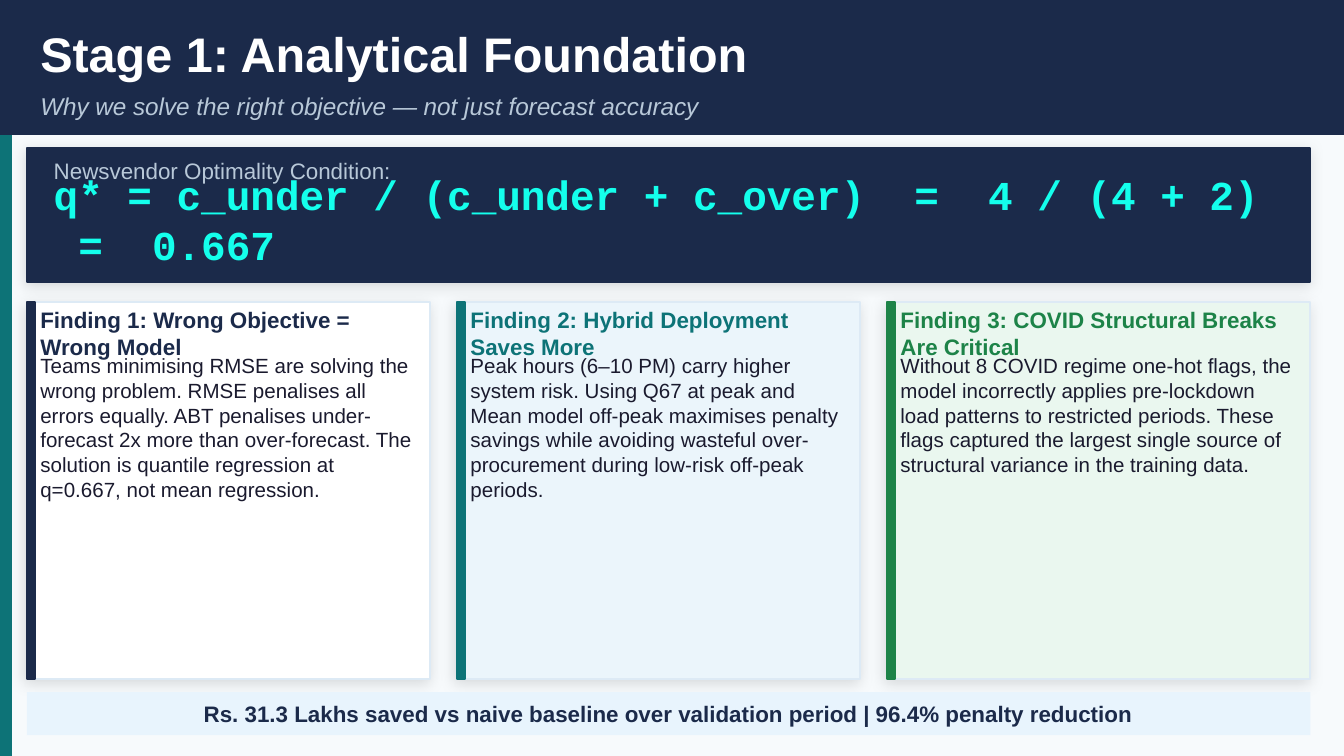
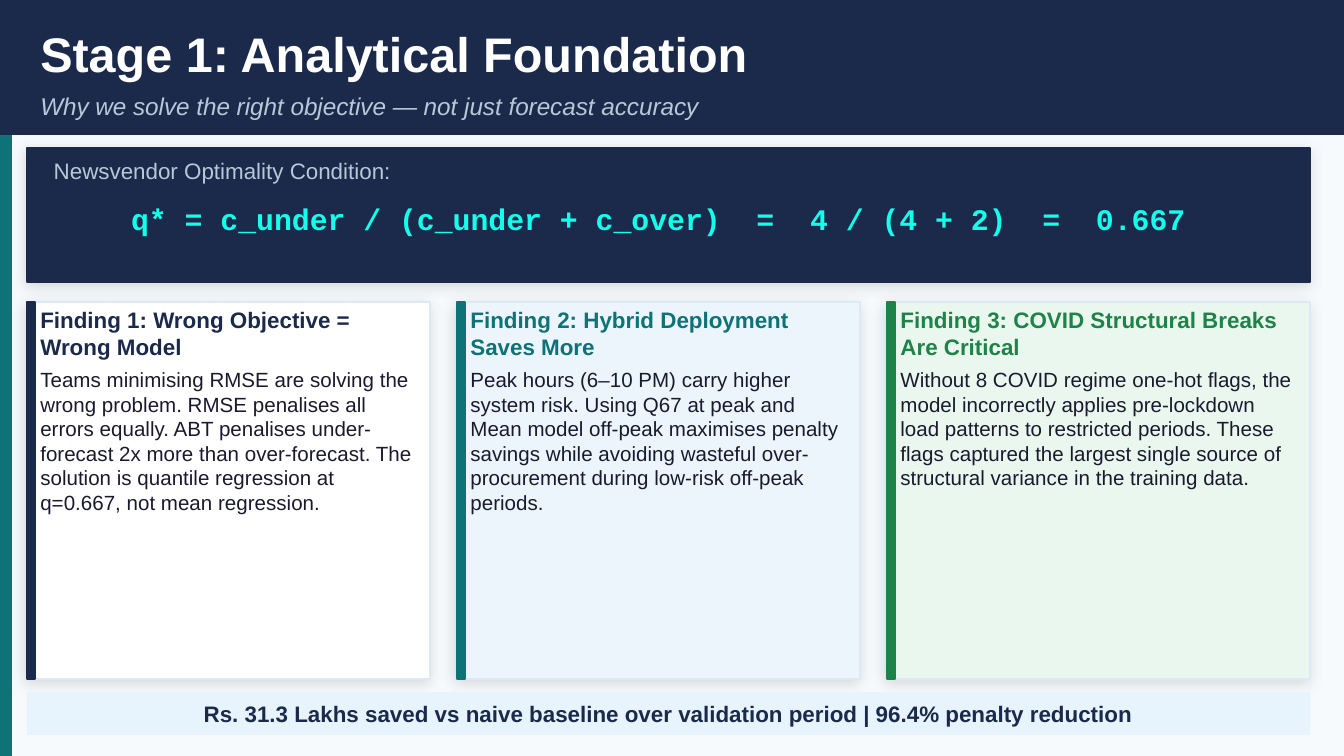
Before and after one commit to arnavgupta2004/DecodeX, a slide deck: slide 4 of Final Deliverables/GRIDSHIELD_Executive_Presentation.pptx. Drawn at 1344x756 pixels with LibreOffice and Linux fonts; fonts in the diff are those of the drawing. Boxes give left, top, right and bottom in pixels: in the first picture for what was removed or moved away, otherwise in the second. Text is boxed around its words. In the diff, an @@ line names an element or a change of style, - is before the commit and + after.

```diff
--- a/Final Deliverables/GRIDSHIELD_Executive_Presentation.pptx
+++ b/Final Deliverables/GRIDSHIELD_Executive_Presentation.pptx
@@ text "q* = c_under / (c_under ..." at [131, 209, 1185, 236]: size 22 to 16 pt; alignment left to centre @@
@@ text "Teams minimising RMSE are solving ...": place and size @@
-text "Teams minimising RMSE are solving ..." at [40, 357, 411, 502]
+text "Teams minimising RMSE are solving ..." at [40, 372, 411, 515]
@@ text "Peak hours (6–10 PM) carry ...": place and size @@
-text "Peak hours (6–10 PM) carry ..." at [470, 358, 838, 502]
+text "Peak hours (6–10 PM) carry ..." at [470, 372, 838, 515]
@@ text "Without 8 COVID regime one-hot ...": place and size @@
-text "Without 8 COVID regime one-hot ..." at [900, 358, 1292, 477]
+text "Without 8 COVID regime one-hot ..." at [900, 372, 1292, 490]
```
Also in this commit, not shown: 7 other slides changed, 3 other files.
